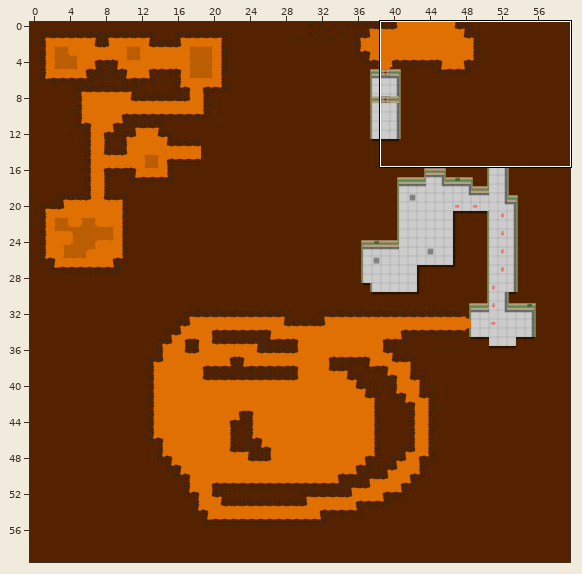
Tiled map, stored at core/assets/world/world02.tmx. Above, an overview of the earlier version with the close-up marked.
Close-up. The starting point:
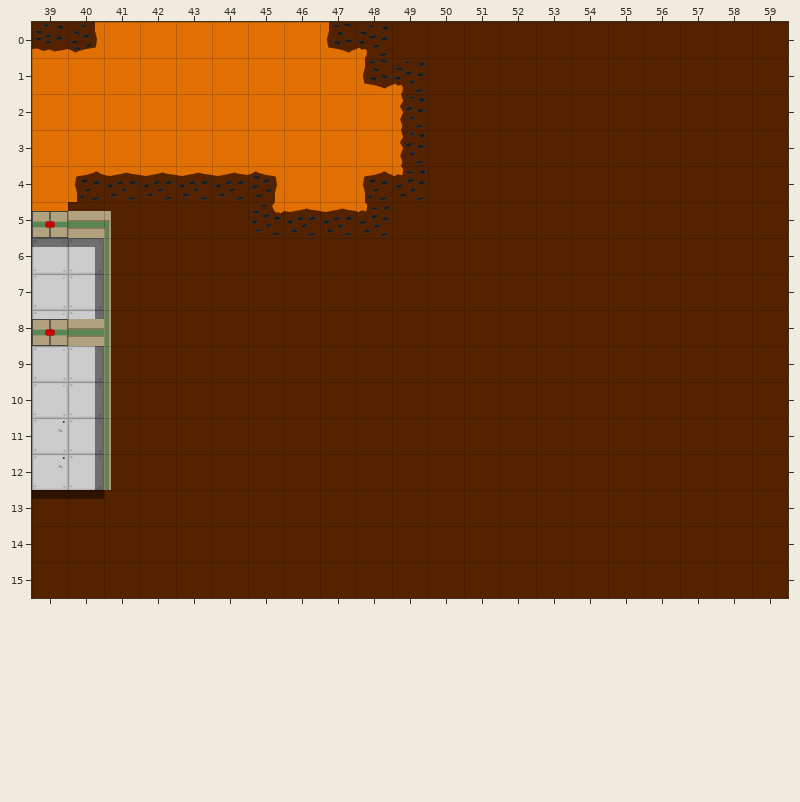
Cells are 64x64 px. Shown: x 39..59, y 0..15. The commit also changed other parts of the map, which this record leaves out.
And afterwards:
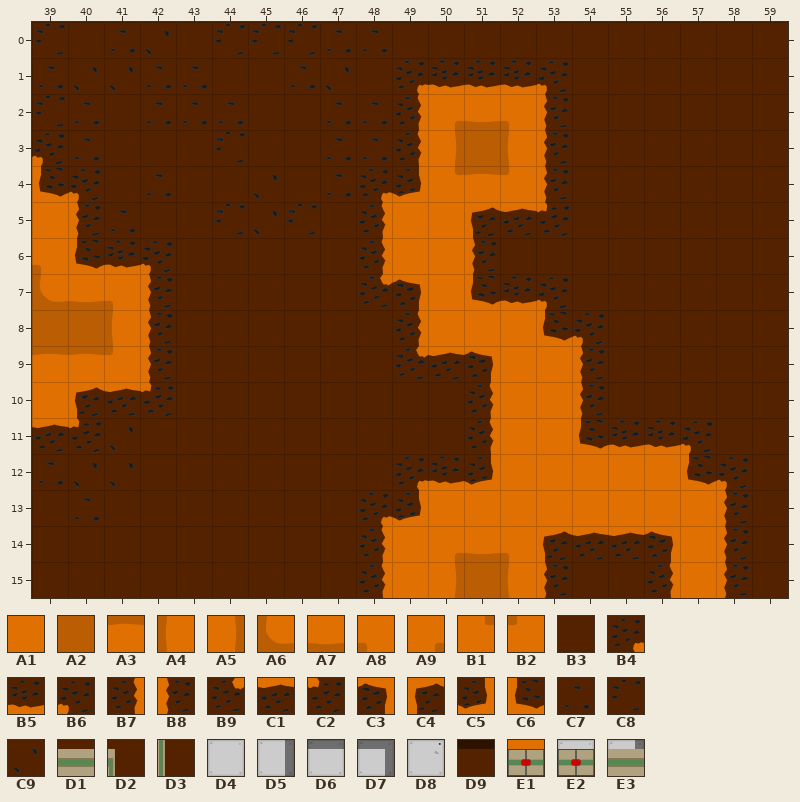
Key: from "world": A1 0, A2 1, A3 3, A4 5, A5 6, A6 7, A7 8, A8 10, A9 11, B1 12, B2 13, B3 14, B4 15, B5 16, B6 17, B7 18, B8 19, B9 20, C1 21, C2 22, C3 23, C4 24, C5 25, C6 26, C7 27, C8 28, C9 29, D1 31, D2 33, D3 35, D4 38, D5 40, D6 41, D7 43, D8 47, D9 48, E1 61, E2 63, E3 66.
__ is an empty cell.
Changes in this commit:
Layer "world":
y 0: x 39..48 B5 C5 A1 A1 A1 A1 A1 A1 C6 B6 -> C8 B3 C7 C9 B3 C8 C8 C8 C7 C7
y 1: x 39..53 A1 A1 A1 A1 A1 A1 A1 A1 A1 C6 B6 B3 B3 B3 B3 -> C7 C9 C9 C7 C7 B3 B3 C7 C9 B3 B4 B5 B5 B5 B6
y 2: x 39..53 A1 A1 A1 A1 A1 A1 A1 A1 A1 A1 B8 B3 B3 B3 B3 -> C8 C7 B3 C7 C7 C7 B3 B3 C7 C7 B7 A9 A7 A8 B8
y 3: x 39..53 A1 A1 A1 A1 A1 A1 A1 A1 A1 A1 B8 B3 B3 B3 B3 -> B6 C7 B3 B3 B3 C8 B3 B3 C7 C7 B7 A5 A2 A4 B8
y 4: x 39..53 A1 C4 C1 C1 C1 C1 C3 A1 A1 C4 C2 B3 B3 B3 B3 -> C6 B6 B3 C7 B3 B3 C9 B3 C7 B4 C5 B1 A3 B2 B8
y 5: x 39..41 E1 D1 D2 -> A1 B8 C7; x 44..53 B3 B9 C1 C1 C2 B3 B3 B3 B3 B3 -> C8 C9 C8 B3 B7 A1 A1 C4 C1 C2
y 6: x 39..42 D6 D7 D3 B3 -> A8 C6 B5 B6; x 48..51 B3 B3 B3 B3 -> B7 A1 A1 B8
y 7: x 39..42 D4 D5 D3 B3 -> A6 A7 A8 B8; x 48..53 B3 B3 B3 B3 B3 B3 -> B9 C3 A1 C6 B5 B6
y 8: x 39..42 E2 E3 D3 B3 -> A2 A2 A4 B8; x 49..54 B3 B3 B3 B3 B3 B3 -> B7 A1 A1 A1 C6 B6
y 9: x 39..42 D4 D5 D3 B3 -> A3 A3 B2 B8; x 49..54 B3 B3 B3 B3 B3 B3 -> B9 C1 C3 A1 A1 B8
y 10: x 39..42 D4 D5 D3 B3 -> A1 C4 C1 C2; x 51..54 B3 B3 B3 B3 -> B7 A1 A1 B8
y 11: x 39..41 D8 D5 D3 -> C1 C2 C9; x 51..57 B3 B3 B3 B3 B3 B3 B3 -> B7 A1 A1 C6 B5 B5 B6
y 12: x 39..41 D8 D5 D3 -> C7 C9 C9; x 49..58 B3 B3 B3 B3 B3 B3 B3 B3 B3 B3 -> B4 B5 C5 A1 A1 A1 A1 A1 C6 B6
y 13: x 39..40 D9 D9 -> B3 C7; x 48..58 B3 B3 B3 B3 B3 B3 B3 B3 B3 B3 B3 -> B4 C5 A1 A1 A1 A1 A1 A1 A1 A1 B8
y 14: x 48..58 B3 B3 B3 B3 B3 B3 B3 B3 B3 B3 B3 -> B7 A1 A9 A7 A8 C4 C1 C1 C3 A1 B8
y 15: x 48..53 B3 B3 B3 B3 B3 B3 -> B7 A1 A5 A2 A4 B8; x 56..58 B3 B3 B3 -> B7 A1 B8
Changed places in both close-ups, as pixel boxes (x1, y1, x2, y2):
changed: (32, 22, 750, 598)
